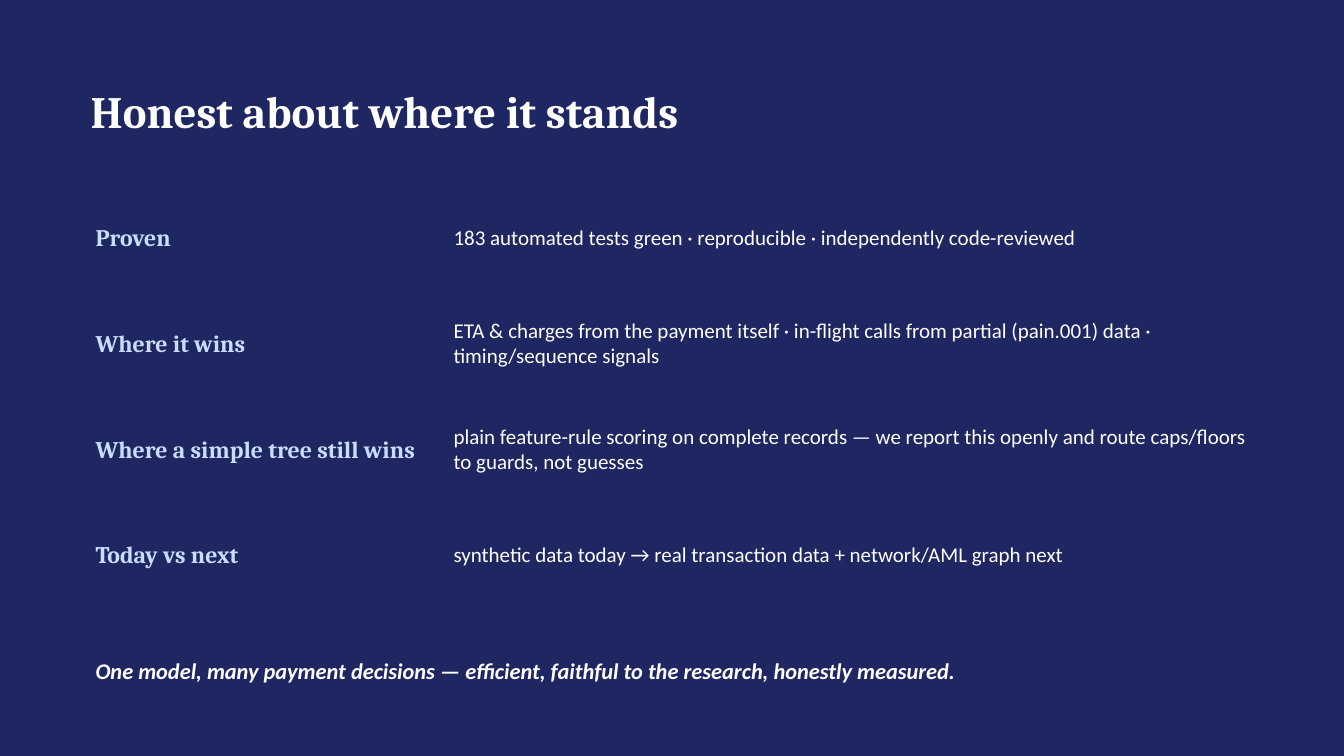
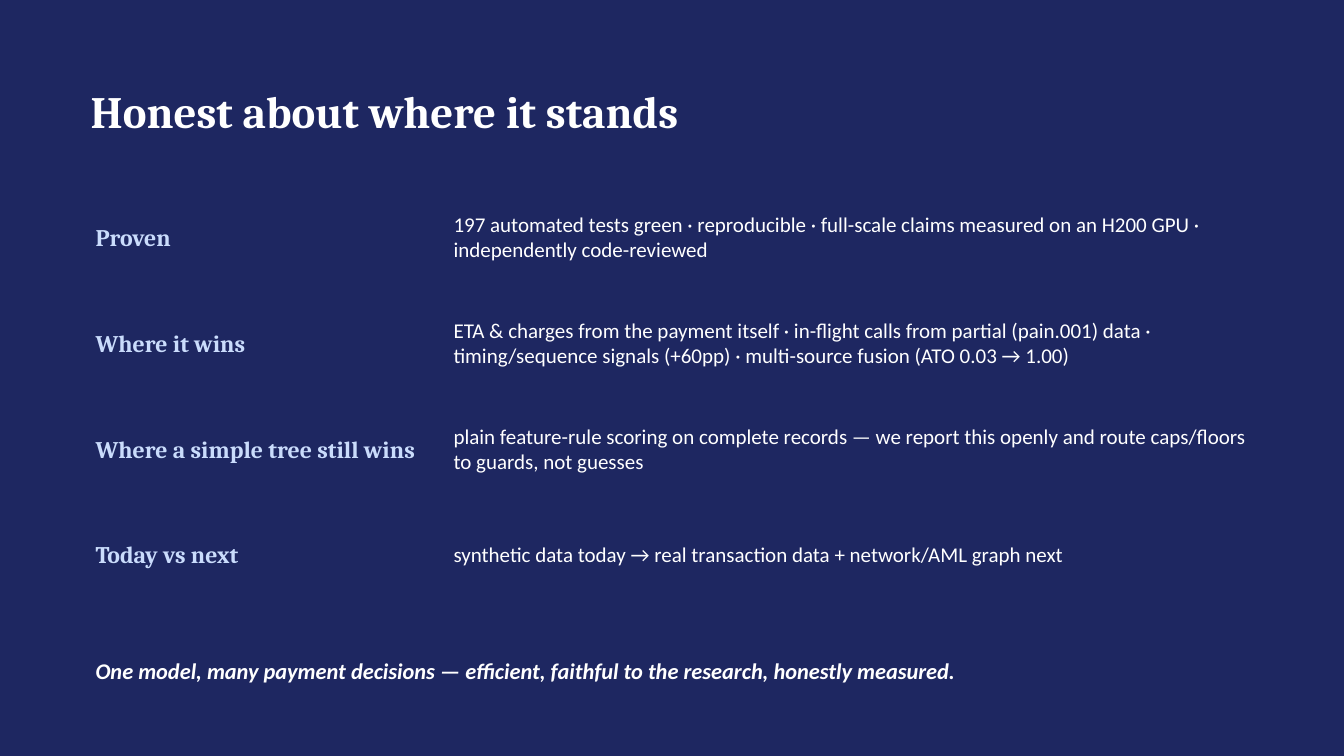
Before and after one commit to Bratz/txn-repr-poc, a slide deck: slide 12 of docs/txn_repr_evidence.pptx. Drawn at 1344x756 pixels with LibreOffice and Linux fonts; fonts in the diff are those of the drawing. Boxes give left, top, right and bottom in pixels: in the first picture for what was removed or moved away, otherwise in the second. Text is boxed around its words. In the diff, an @@ line names an element or a change of style, - is before the commit and + after.

```diff
--- a/docs/txn_repr_evidence.pptx
+++ b/docs/txn_repr_evidence.pptx
@@ text at box(454, 217, 1190, 261): text changed @@
-183 automated tests green · reproducible · independently code-reviewed
+197 automated tests green · reproducible · full-scale claims measured on an H200 GPU · independently code-reviewed
@@ text at box(454, 323, 1141, 367): text changed @@
-ETA & charges from the payment itself · in-flight calls from partial (pain.001) data · timing/sequence signals
+ETA & charges from the payment itself · in-flight calls from partial (pain.001) data · timing/sequence signals (+60pp) · multi-source fusion (ATO 0.03 → 1.00)
```
Also in this commit, not shown: 6 other slides changed, 3 other files.
